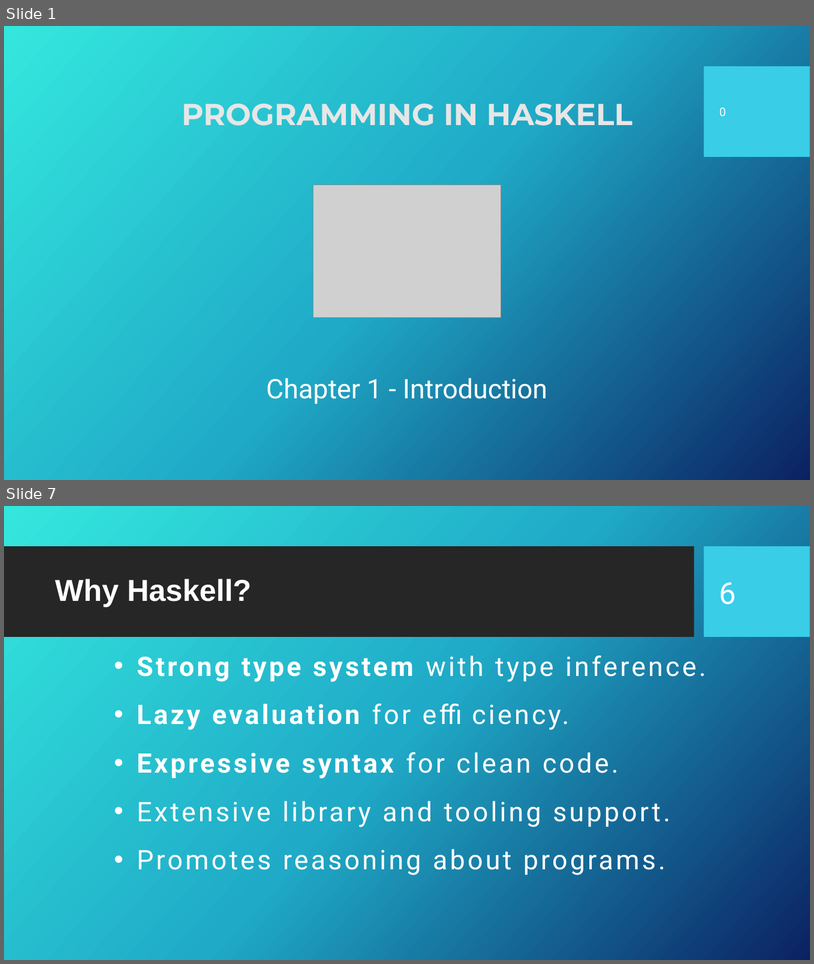
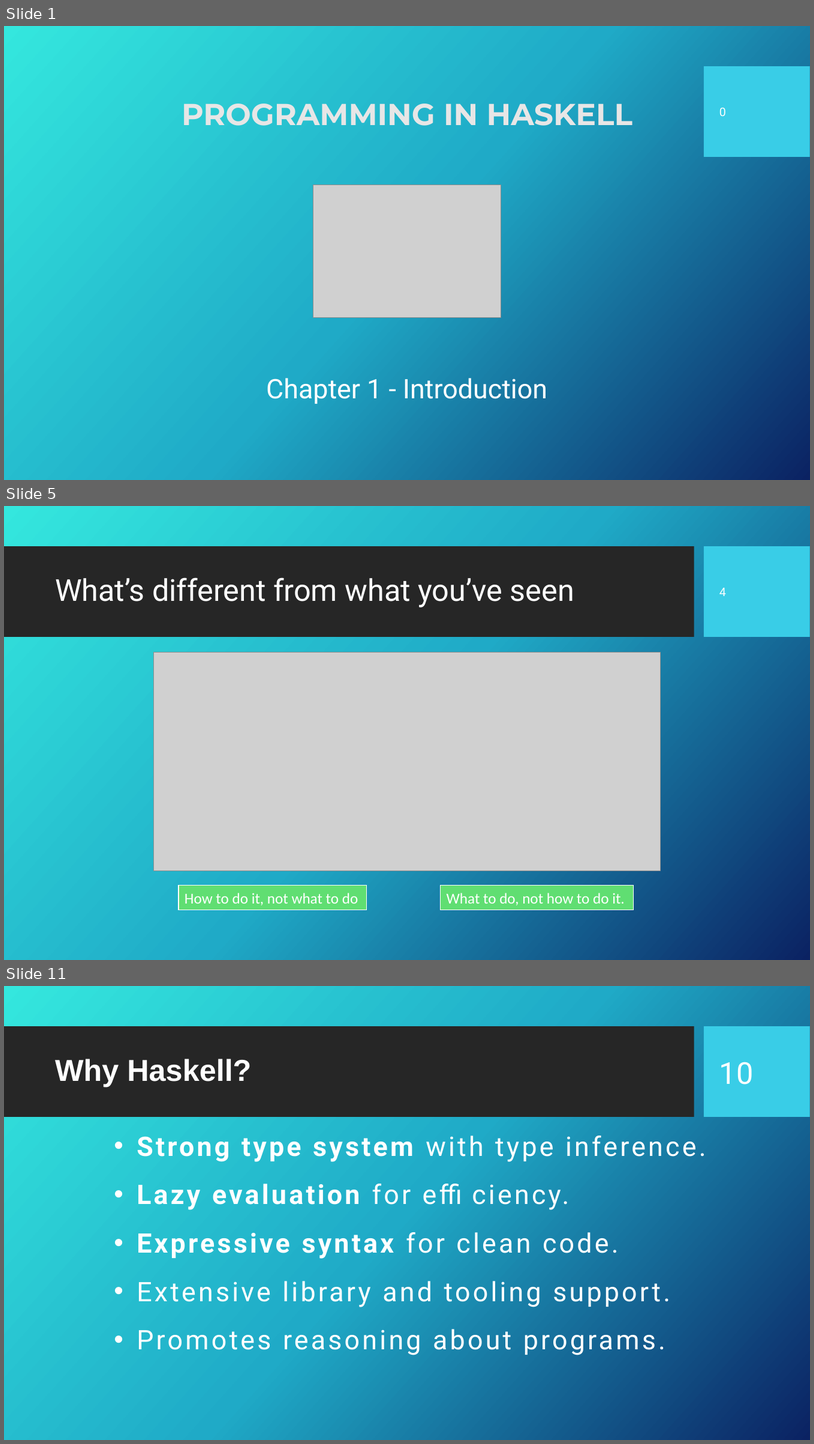
Before and after one commit to Fun-Prog-26/fun-prog-26, a slide deck: topic02-first-steps/unit-02a-lectures/talk-1/a-introduction-to-haskell.pptx. Shown one above the other, each under a label of ours: slides 1 and 7 before the commit, slides 1, 5 and 11 after it; the slides between them are not shown. The pictures are 814x964 and 814x1444 pixels, drawn with LibreOffice and Linux fonts; fonts in the diff are those of the drawing; grey boxes stand for pictures; background and template pictures are left out. Boxes give left, top, right and bottom in pixels: in the first picture for what was removed or moved away, otherwise in the second. Text is boxed around its words. In the diff, an @@ line names an element or a change of style, - is before the commit and + after.

```diff
--- a/topic02-first-steps/unit-02a-lectures/talk-1/a-introduction-to-haskell.pptx
+++ b/topic02-first-steps/unit-02a-lectures/talk-1/a-introduction-to-haskell.pptx
@@ slide 5 added at (x1=4, y1=506, x2=810, y2=960), background picture (left out); not listed: 2 template elements that a slide beside it also shows @@
@@ title added at (x1=55, y1=577, x2=575, y2=607), 36 pt, text #FFFFFF @@
+What’s different from what you’ve seen
@@ page number added at (x1=720, y1=588, x2=726, y2=596), 14 pt, text #FFFFFF @@
+4
@@ picture added at (x1=153, y1=652, x2=661, y2=871) @@
@@ rectangle added at (x1=179, y1=885, x2=367, y2=910), fill #60DE72, outline #FFFFFF 0.75 pt, 18 pt, text #FFFFFF @@
+How to do it, not what to do
@@ rectangle added at (x1=441, y1=885, x2=634, y2=910), fill #60DE72, outline #FFFFFF 0.75 pt, 18 pt, text #FFFFFF @@
+What to do, not how to do it.
@@ what was slide 7 is now slide 11 @@
@@ page number at (x1=720, y1=1062, x2=754, y2=1084): text changed @@
-6
+10
```
Also in this commit, not shown: 5 slides changed, 4 other slides added, 1 slide removed, 4 other files.
